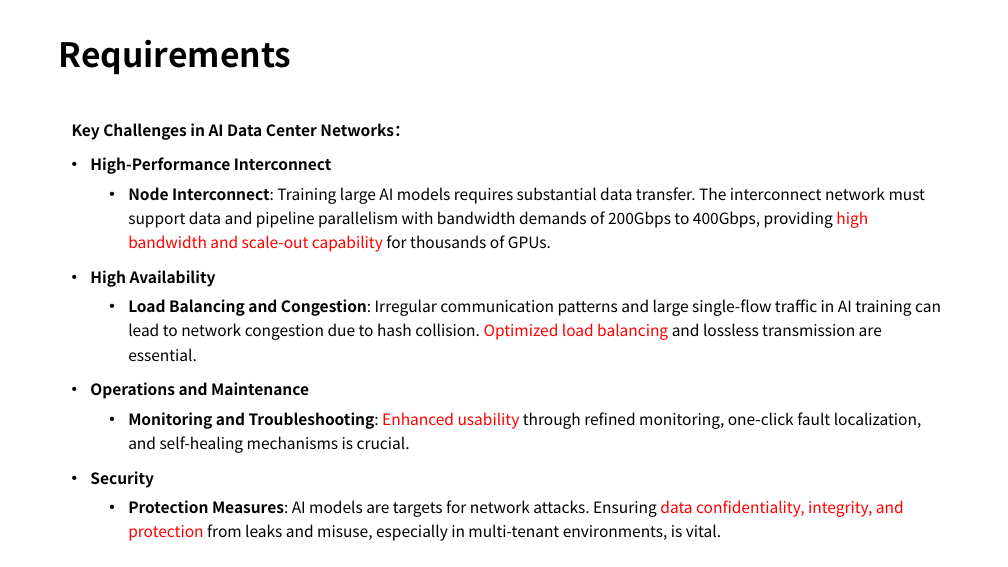
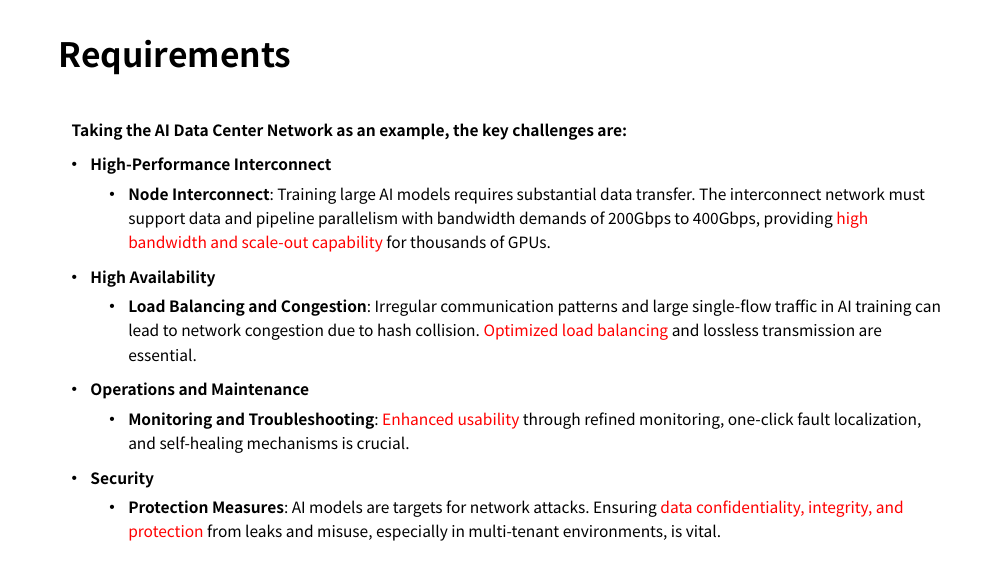
Before and after one commit to danielkinguk/adaptive-perceptive-routing, a slide deck: slide 8 of Perceptive-Adaptive-Routing.pptx. Drawn at 1008x567 pixels with LibreOffice and Linux fonts; fonts in the diff are those of the drawing. Boxes give left, top, right and bottom in pixels: in the first picture for what was removed or moved away, otherwise in the second. Text is boxed around its words. In the diff, an @@ line names an element or a change of style, - is before the commit and + after.

```diff
--- a/Perceptive-Adaptive-Routing.pptx
+++ b/Perceptive-Adaptive-Routing.pptx
@@ text at bbox=[72, 123, 627, 140]: text changed @@
-Key Challenges in AI Data Center Networks：
+Taking the AI Data Center Network as an example, the key challenges are:
```
Also in this commit, not shown: 1 other slide changed.
